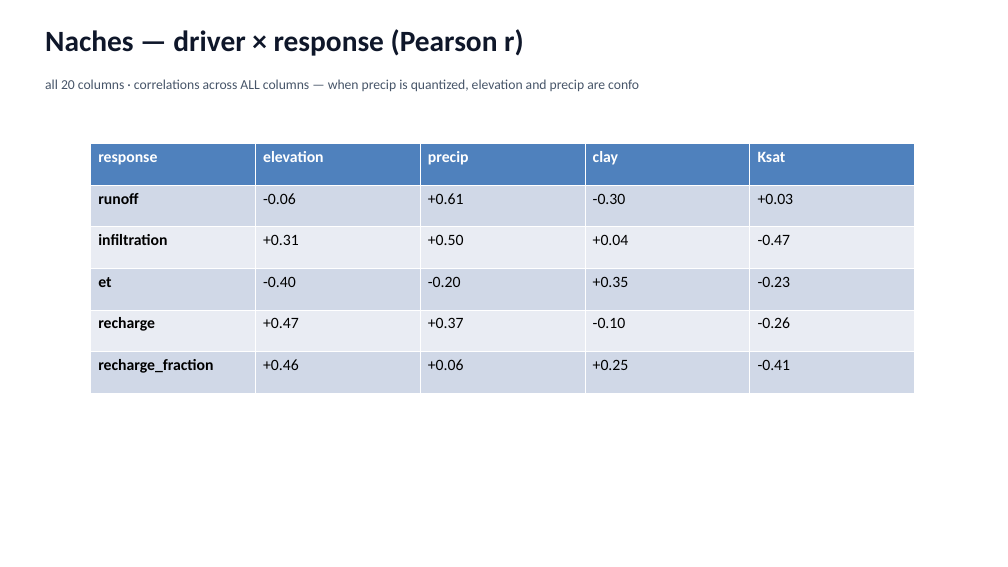
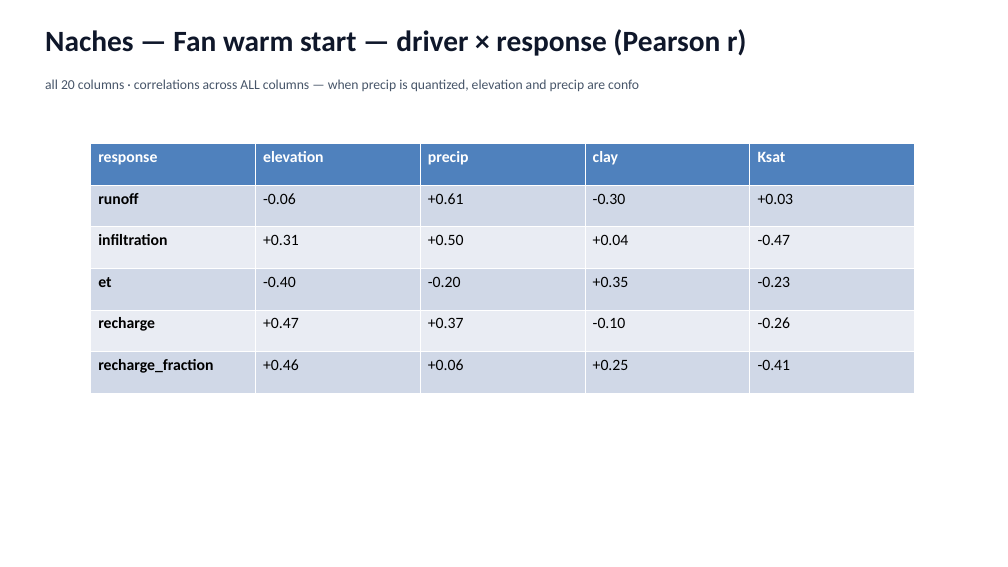
Before and after one commit to hoangtv1899/multi-agent-framework, a slide deck: slide 17 of docs/slides/story_20260706.pptx. Drawn at 1008x567 pixels with LibreOffice and Linux fonts; fonts in the diff are those of the drawing. Boxes give left, top, right and bottom in pixels: in the first picture for what was removed or moved away, otherwise in the second. Text is boxed around its words. In the diff, an @@ line names an element or a change of style, - is before the commit and + after.

```diff
--- a/docs/slides/story_20260706.pptx
+++ b/docs/slides/story_20260706.pptx
@@ text at <box>45,29,747,56</box>: text changed @@
-Naches — driver × response (Pearson r)
+Naches — Fan warm start — driver × response (Pearson r)
```
Also in this commit, not shown: 12 other slides changed, 25 slides removed, 1 other file.
